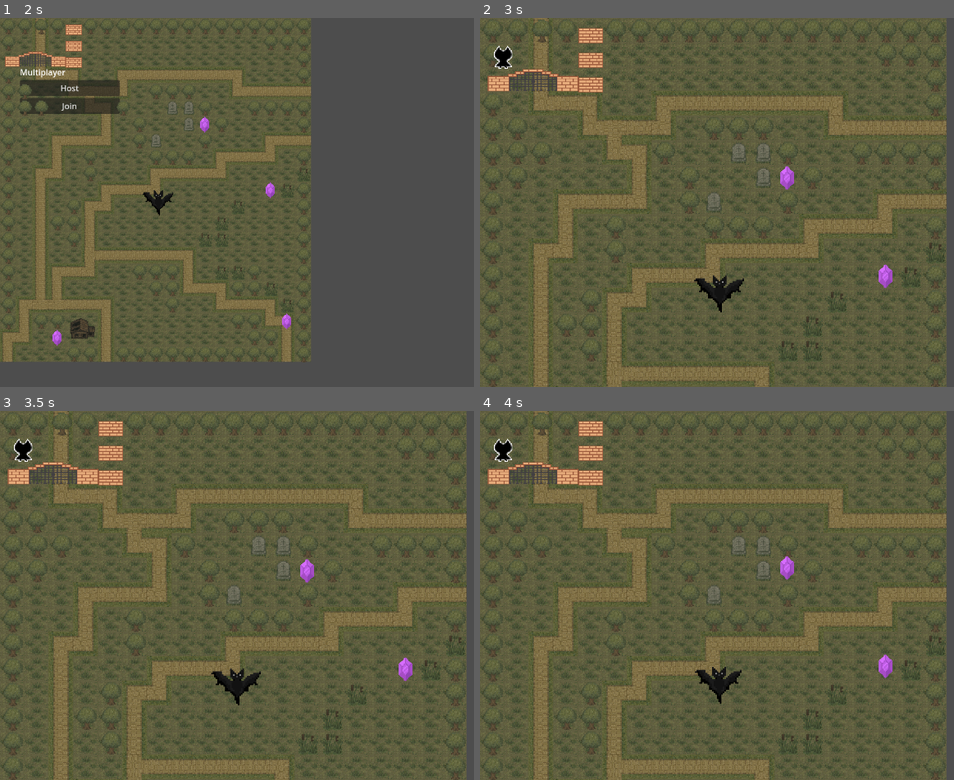
Above: before the commit, frames 1-4 (two rows, left to right).
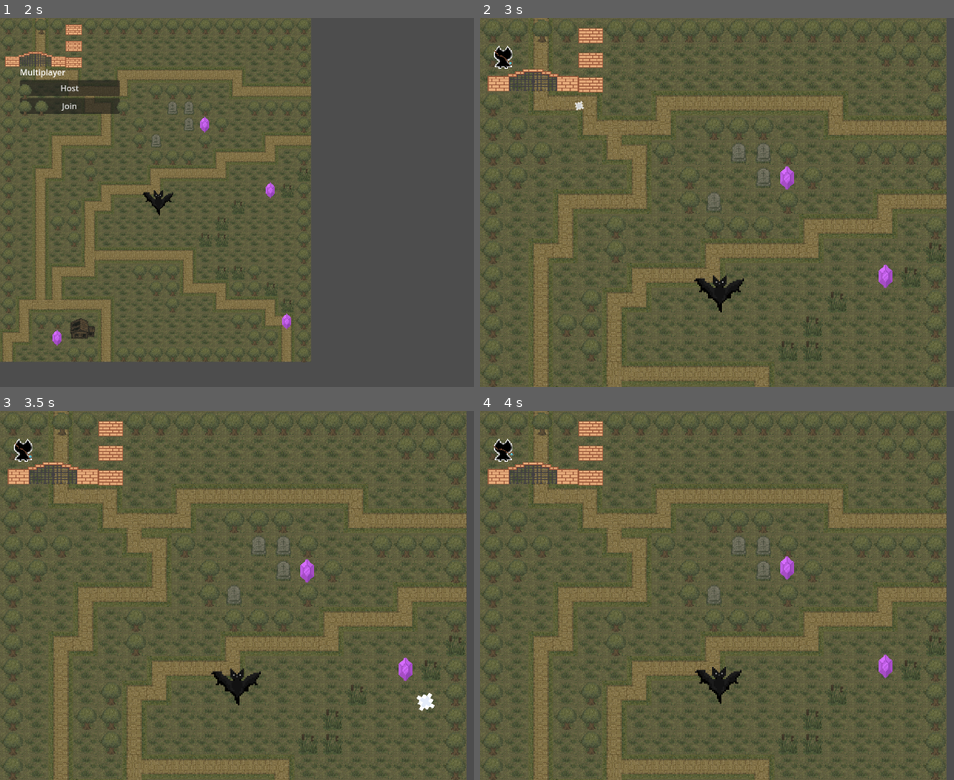
Above: after the commit, the same moments.

Repository: royalcaster/split-souls
Game: Godot game, scene res://scenes/ui/MainMenu.tscn
Two runs of this game, one before a commit and one after it. Both use one fixed random seed, a clock stepped at 60 frames per second and the inputs below.
Inputs (mouse positions are in pixels of both pictures, inside the frame that each line leads up to):
- Up to frame 1 (2 s): click "Play" at 0.5 s; click "Play" at 1.25 s
- Up to frame 2 (3 s): click "Host" at 2 s; move the mouse to (773, 276) at 2.77 s; hold W (move_up) from 2.78 s (still down); click (773, 276) at 2.85 s
- Up to frame 3 (3.5 s): keep holding W (move_up)
- Up to frame 4 (4 s): keep holding W (move_up); move the mouse to (outside the picture) at 3.52 s; click (outside the picture) at 3.6 s

Frame 1 is identical in both runs. In frame 2, less than 0.1% of the frame differs, in the area x 3-22%, y 8-26%; in frame 3, 0.1%, in the area x 3-92%, y 8-82%; in frame 4, less than 0.1%.

Commit message:
Zwischenpush: Zauberstab als Waffe

Diff:
--- a/project.godot
+++ b/project.godot
@@ -58,6 +58,11 @@
 , Object(InputEventKey,"resource_local_to_scene":false,"resource_name":"","device":-1,"window_id":0,"alt_pressed":false …(186 unchanged characters)…
 ]
 }
+shoot={
+"deadzone": 0.2,
+"events": [Object(InputEventMouseButton,"resource_local_to_scene":false,"resource_name":"","device":-1,"window_id":0,"alt_pressed":false,"shift_pressed":false,"ctrl_pressed":false,"meta_pressed":false,"button_mask":0,"position":Vector2(0, 0),"global_position":Vector2(0, 0),"factor":1.0,"button_index":1,"canceled":false,"pressed":false,"double_click":false,"script":null)
+]
+}
 
 [rendering]
 
--- /dev/null
+++ b/scenes/game/bullet.tscn
@@ -0,0 +1,122 @@
+[gd_scene load_steps=7 format=3 uid="uid://btpvmbwyiag3a"]
+
+[ext_resource type="Texture2D" uid="uid://cbuntic6w2iak" path="res://assets/Sprite-shoot.png" id="1_xhiv3"]
+[ext_resource type="Script" uid="uid://23el2vjgi2iw" path="res://src/bullet.gd" id="2_1bog7"]
+
+[sub_resource type="Animation" id="Animation_cn7gg"]
+length = 0.001
+tracks/0/type = "value"
+tracks/0/imported = false
+tracks/0/enabled = true
+tracks/0/path = NodePath(".:scale")
+tracks/0/interp = 1
+tracks/0/loop_wrap = true
+tracks/0/keys = {
+"times": PackedFloat32Array(0),
+"transitions": PackedFloat32Array(1),
+"update": 0,
+"values": [Vector2(1e-05, 1e-05)]
+}
+tracks/1/type = "value"
+tracks/1/imported = false
+tracks/1/enabled = true
+tracks/1/path = NodePath(".:modulate")
+tracks/1/interp = 1
+tracks/1/loop_wrap = true
+tracks/1/keys = {
+"times": PackedFloat32Array(0),
+"transitions": PackedFloat32Array(1),
+"update": 0,
+"values": [Color(1, 1, 1, 0)]
+}
+
+[sub_resource type="Animation" id="Animation_1bog7"]
+resource_name = "appear"
+length = 0.5
+tracks/0/type = "value"
+tracks/0/imported = false
+tracks/0/enabled = true
+tracks/0/path = NodePath(".:scale")
+tracks/0/interp = 1
+tracks/0/loop_wrap = true
+tracks/0/keys = {
+"times": PackedFloat32Array(0, 0.433333),
+"transitions": PackedFloat32Array(0.5, 2),
+"update": 0,
+"values": [Vector2(1e-05, 1e-05), Vector2(5, 5)]
+}
+tracks/1/type = "value"
+tracks/1/imported = false
+tracks/1/enabled = true
+tracks/1/path = NodePath(".:modulate")
+tracks/1/interp = 1
+tracks/1/loop_wrap = true
+tracks/1/keys = {
+"times": PackedFloat32Array(0, 0.433333),
+"transitions": PackedFloat32Array(0.5, 2),
+"update": 0,
+"values": [Color(1, 1, 1, 0.556863), Color(1, 1, 1, 1)]
+}
+
+[sub_resource type="Animation" id="Animation_q06xv"]
+resource_name = "remove"
+length = 0.5
+tracks/0/type = "value"
+tracks/0/imported = false
+tracks/0/enabled = true
+tracks/0/path = NodePath(".:scale")
+tracks/0/interp = 1
+tracks/0/loop_wrap = true
+tracks/0/keys = {
+"times": PackedFloat32Array(0, 0.5),
+"transitions": PackedFloat32Array(0.5, 2),
+"update": 0,
+"values": [Vector2(1, 1), Vector2(0, 0)]
+}
+tracks/1/type = "value"
+tracks/1/imported = false
+tracks/1/enabled = true
+tracks/1/path = NodePath(".:modulate")
+tracks/1/interp = 1
+tracks/1/loop_wrap = true
+tracks/1/keys = {
+"times": PackedFloat32Array(0, 0.5),
+"transitions": PackedFloat32Array(1, 2),
+"update": 0,
+"values": [Color(1, 1, 1, 0), Color(1, 1, 1, 1)]
+}
+
+[sub_resource type="AnimationLibrary" id="AnimationLibrary_pknh1"]
+_data = {
+&"RESET": SubResource("Animation_cn7gg"),
+&"appear": SubResource("Animation_1bog7"),
+&"remove": SubResource("Animation_q06xv")
+}
+
+[node name="Bullet" type="Sprite2D"]
+modulate = Color(1, 1, 1, 0)
+z_index = 4
+texture_filter = 1
+position = Vector2(-1.25e-05, -1.25e-05)
+scale = Vector2(1e-05, 1e-05)
+texture = ExtResource("1_xhiv3")
+region_enabled = true
+region_rect = Rect2(45.9585, 12.9527, 5.08183, 5.06174)
+script = ExtResource("2_1bog7")
+
+[node name="AnimationPlayer" type="AnimationPlayer" parent="."]
+libraries = {
+&"": SubResource("AnimationLibrary_pknh1")
+}
+autoplay = "appear"
+
+[node name="RayCast2D" type="RayCast2D" parent="."]
+target_position = Vector2(0, 0)
+hit_from_inside = true
+
+[node name="DistanceTimeout" type="Timer" parent="."]
+one_shot = true
+autostart = true
+
+[connection signal="animation_finished" from="AnimationPlayer" to="." method="_on_animation_player_animation_finished"]
+[connection signal="timeout" from="DistanceTimeout" to="." method="_on_distance_timeout_timeout"]
--- /dev/null
+++ b/scenes/game/shoot.tscn
@@ -0,0 +1,25 @@
+[gd_scene load_steps=3 format=3 uid="uid://dvriyiicr3unw"]
+
+[ext_resource type="Texture2D" uid="uid://cbuntic6w2iak" path="res://assets/Sprite-shoot.png" id="1_c2bix"]
+[ext_resource type="Script" uid="uid://b30cfuekuc7m4" path="res://src/shoot.gd" id="1_erwv1"]
+
+[node name="Shoot" type="Node2D"]
+script = ExtResource("1_erwv1")
+
+[node name="RotationOffSet" type="Node2D" parent="."]
+
+[node name="Sprite2D" type="Sprite2D" parent="RotationOffSet"]
+texture_filter = 1
+texture = ExtResource("1_c2bix")
+region_enabled = true
+region_rect = Rect2(4.47792, 11.5667, 31.1169, 8.24296)
+
+[node name="shoot_pos" type="Marker2D" parent="RotationOffSet/Sprite2D"]
+visible = false
+
+[node name="shoot_pos" type="Marker2D" parent="RotationOffSet"]
+
+[node name="ShootTimer" type="Timer" parent="."]
+one_shot = true
+
+[connection signal="timeout" from="ShootTimer" to="." method="_on_shoot_timer_timeout"]
--- a/scenes/player/player_1.tscn
+++ b/scenes/player/player_1.tscn
@@ -1,9 +1,10 @@
-[gd_scene load_steps=8 format=3 uid="uid://b184syehau03x"]
+[gd_scene load_steps=9 format=3 uid="uid://b184syehau03x"]
 
 [ext_resource type="Script" uid="uid://dc1xelhjg57mu" path="res://src/player_1.gd" id="1_hvohr"]
 [ext_resource type="SpriteFrames" uid="uid://jrfq8bcwahhu" path="res://scenes/player/dark.tres" id="2_hvohr"]
 [ext_resource type="SpriteFrames" uid="uid://byjeglv07o1vr" path="res://scenes/player/light.tres" id="3_gok7g"]
 [ext_resource type="PackedScene" uid="uid://d1k0y6na2qb32" path="res://scenes/game/health_bar.tscn" id="4_x2oxy"]
+[ext_resource type="PackedScene" uid="uid://dvriyiicr3unw" path="res://scenes/game/shoot.tscn" id="5_rtiyx"]
 
 [sub_resource type="SceneReplicationConfig" id="SceneReplicationConfig_hvohr"]
 properties/0/path = NodePath(".:position")
@@ -60,3 +61,6 @@
 
 [node name="CollisionShape2D" type="CollisionShape2D" parent="PlayerHitbox"]
 shape = SubResource("CapsuleShape2D_x2oxy")
+
+[node name="Shoot" parent="." instance=ExtResource("5_rtiyx")]
+position = Vector2(0, 1)
--- /dev/null
+++ b/src/bullet.gd
@@ -0,0 +1,28 @@
+extends Sprite2D
+
+@onready var AnimPlayer: AnimationPlayer = $AnimationPlayer
+@onready var RayCast: RayCast2D = $RayCast2D
+
+var speed: float = 1000.0
+
+#########Abschnitt finc _ready: Anzeige Marker für Bullet
+#func _ready():
+	#var marker = ColorRect.new()
+	#marker.color = Color.RED
+	#marker.size = Vector2(4, 4)
+	#marker.position = Vector2(-2, -2)
+	#add_child(marker)
+
+func _physics_process(delta: float) -> void:
+	global_position += Vector2(1, 0).rotated(rotation) * speed * delta
+	if RayCast.is_colliding() and !RayCast.get_collider().get("IS_PLAYER"):
+		AnimPlayer.play("remove")
+
+
+func _on_animation_player_animation_finished(anim_name: StringName) -> void:
+	if anim_name == "remove":
+		queue_free()
+
+
+func _on_distance_timeout_timeout() -> void:
+	AnimPlayer.play("remove")
--- a/src/player_1.gd
+++ b/src/player_1.gd
@@ -12,6 +12,8 @@
 var health_min = 0
 var can_take_damage: bool
 var dead: bool
+
+
 
 func _enter_tree():
 	if Globals.control_mode == Globals.ControlMode.INDIVIDUAL:
@@ -41,6 +43,11 @@
 	dead = false
 	can_take_damage = true
 	Globals.playerAlive = true
+
+	# Zauberstab
+	#var wand = preload("res://scenes/game/shoot.tscn").instantiate()
+	#wand.position = Vector2(10, 0)
+	#add_child(wand)
 
 func update_visibility():
 	if Globals.control_mode == Globals.ControlMode.INDIVIDUAL:
--- /dev/null
+++ b/src/shoot.gd
@@ -0,0 +1,51 @@
+extends Node2D
+
+const bullet_scene = preload("res://scenes/game/bullet.tscn")
+const IS_PLAYER = true
+
+@onready var RotationOffset: Node2D = $RotationOffSet
+@onready var ShootPos: Marker2D = $RotationOffSet/shoot_pos
+@onready var ShootTimer: Timer = $ShootTimer
+
+var time_between_shot: float = 0.25
+var can_shoot: bool = true
+
+func _ready() -> void:
+	# Mauszeiger verstecken (vllt noch ändern?)
+	Input.mouse_mode = Input.MOUSE_MODE_HIDDEN
+
+	# Timer zur Schussverzögerung initialisieren
+	ShootTimer.wait_time = time_between_shot
+	ShootTimer.connect("timeout", Callable(self, "_on_shoot_timer_timeout"))
+
+	# Positionierungswarnung (einmalig prüfen beim Start)
+	if abs(ShootPos.position.angle()) > 0.1:
+		push_warning("ShootPos ist nicht exakt auf der X-Achse! Bitte in Szene anpassen.")
+
+func _physics_process(delta: float) -> void:
+	# Rotation auf die Maus interpolieren
+	RotationOffset.rotation = lerp_angle(
+		RotationOffset.rotation,
+		(get_global_mouse_position() - global_position).angle(),
+		6.5 * delta
+	)
+
+	# Schießen bei Mausklick
+	if Input.is_action_just_pressed("shoot") and can_shoot:
+		can_shoot = false
+		_shoot()
+		ShootTimer.start()
+
+func _shoot():
+	var new_bullet = bullet_scene.instantiate()
+	get_tree().current_scene.add_child(new_bullet)
+	new_bullet.global_position = ShootPos.global_position
+	new_bullet.rotation = ShootPos.global_rotation
+
+
+	# Debug-Ausgaben zur Position
+	print("ShootPos global:", ShootPos.global_position)
+	print("Wand global:", global_position)
+
+func _on_shoot_timer_timeout() -> void:
+	can_shoot = true
Binary file added: assets/Sprite-shoot.png
Not shown, added: assets/Sprite-shoot.png.import
Not shown, added: src/bullet.gd.uid
Not shown, added: src/shoot.gd.uid
